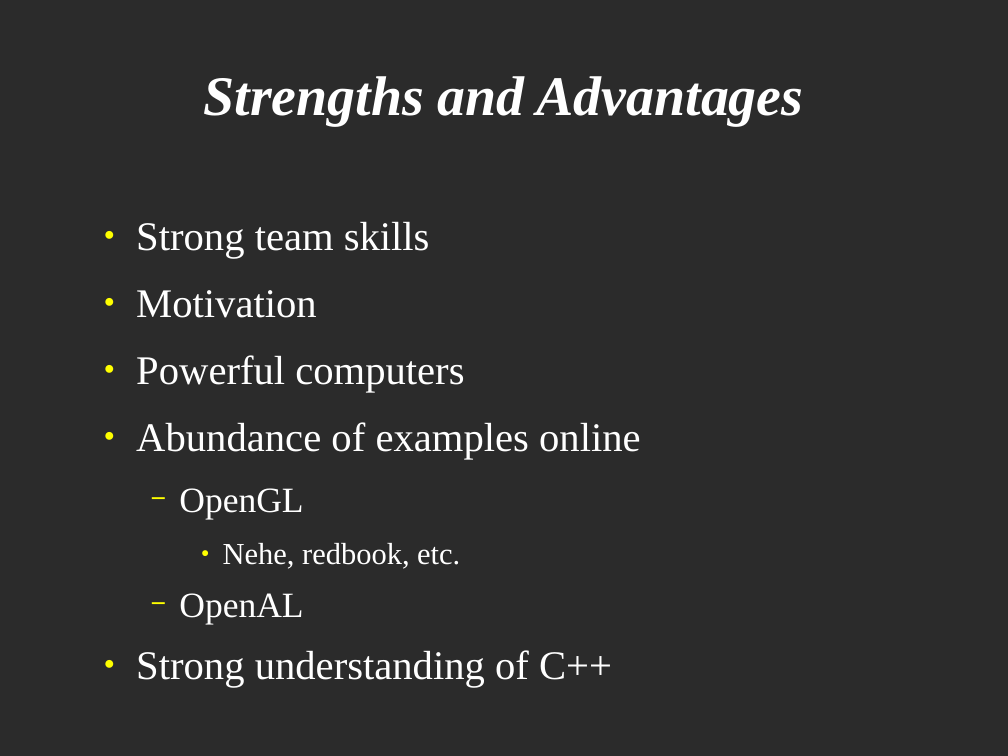
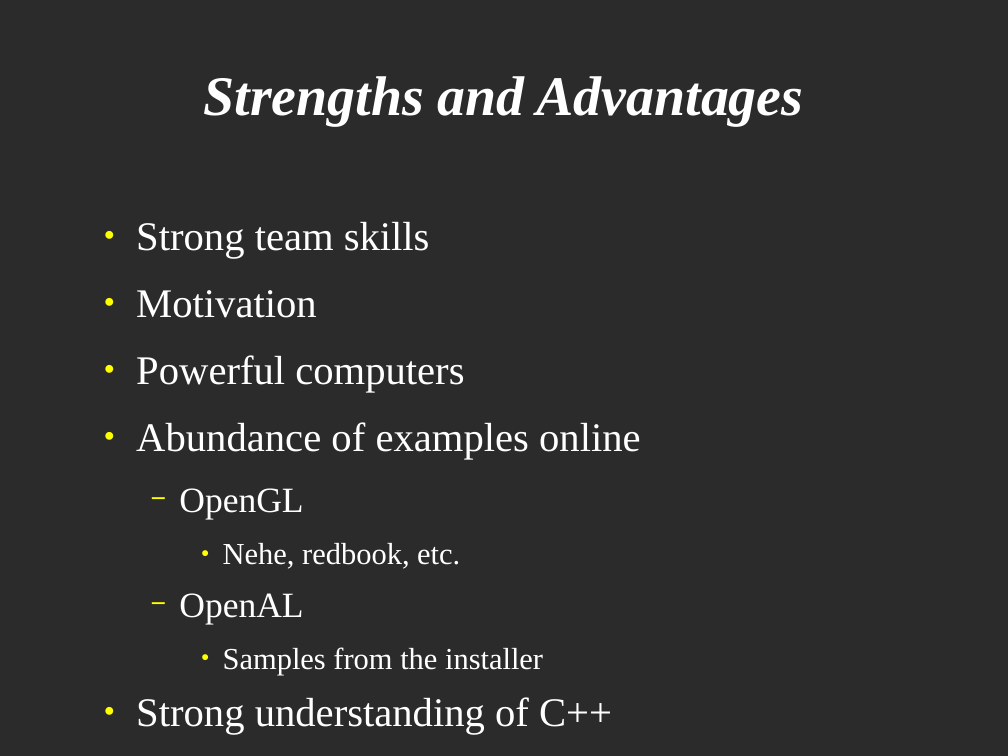
Before and after one commit to arunaupul/merrimack-college-csc4910-sp2010, a slide deck: slide 4 of Documents/Proposal.odp. Drawn at 1008x756 pixels with LibreOffice and Linux fonts; fonts in the diff are those of the drawing; background and template pictures are left out; a plain dark background stands for a picture behind light text. Boxes give left, top, right and bottom in pixels: in the first picture for what was removed or moved away, otherwise in the second. Text is boxed around its words. In the diff, an @@ line names an element or a change of style, - is before the commit and + after.

Commit message:
updated

```diff
--- a/Documents/Proposal.odp
+++ b/Documents/Proposal.odp
@@ text at [223,647,543,675]: paragraph added @@
+    ● Samples from the installer
```
Also in this commit, not shown: 1 other slide changed.
